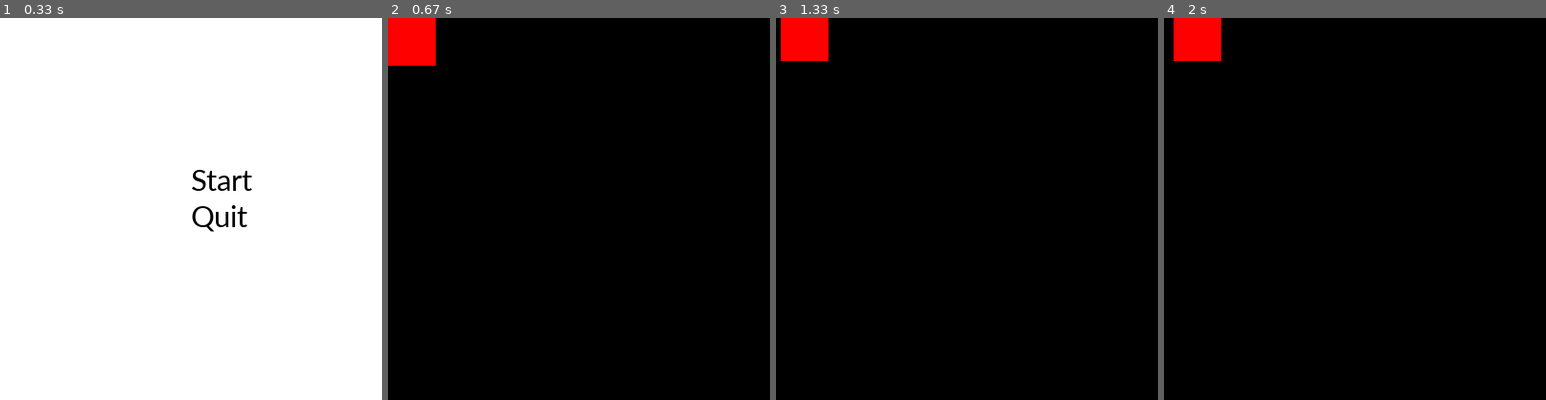
Above: before the commit, frames 1-4 (left to right).
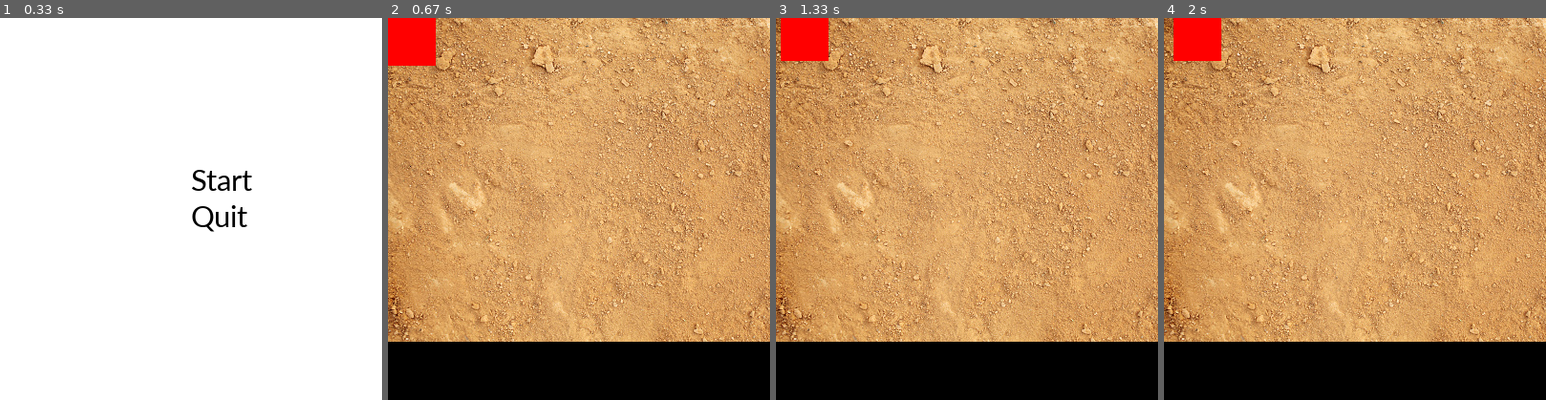
Above: after the commit, the same moments.

Repository: Shiho-c/pygame
Game: pygame game, started from main.py
Same seed, same stepped clock (60 frames per second), same inputs: the game is played once before the commit and once after it.
Inputs:
- Up to frame 1 (0.33 s): no input
- Up to frame 2 (0.67 s): click "Start" at 0.38 s
- Up to frame 3 (1.33 s): hold Right 0.67-1.13 s; hold Up from 1.17 s (still down)
- Up to frame 4 (2 s): release Up at 1.47 s; hold Right 1.5-1.97 s

Frame 1 is identical in both runs. In frame 2, 83% of the frame differs, in the area x 0-100%, y 0-85%; in frame 3, 83%; in frame 4, 83%.

Commit message:
game screen background

Diff:
--- a/main.py
+++ b/main.py
@@ -10,7 +10,7 @@
 window = pygame.display.set_mode((400, 400))
 pygame.display.set_caption('Game Testing')
 #load images
-#image = pygame.image.load('resources/ocean.jpg')
+game_screenBackground = pygame.image.load('resources/ground.jpg')
 clock = pygame.time.Clock()
 
 corbel_font = pygame.font.SysFont('Corbel',35)
@@ -49,6 +49,7 @@
     window.blit(start_button.surface(), (start_button.get_x(), start_button.get_y()))
     window.blit(quit_button.surface(), (quit_button.get_x(), quit_button.get_y()))
     if game_screen:
+        window.blit(game_screenBackground, game_screenBackground.get_rect())
         pygame.draw.rect(window, (255, 0, 0), (playerX, playerY, 50, 50))
     clock.tick(60)
     pygame.display.update()
Renamed: resources/istockphoto-96707219-170667a.jpg -> resources/ground.jpg
